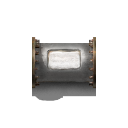
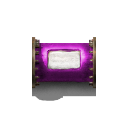
The second 128×128 image is a revision of the first. Changes to its layers:
pixels changed over [35, 39, 94, 83] (layer not identified)
